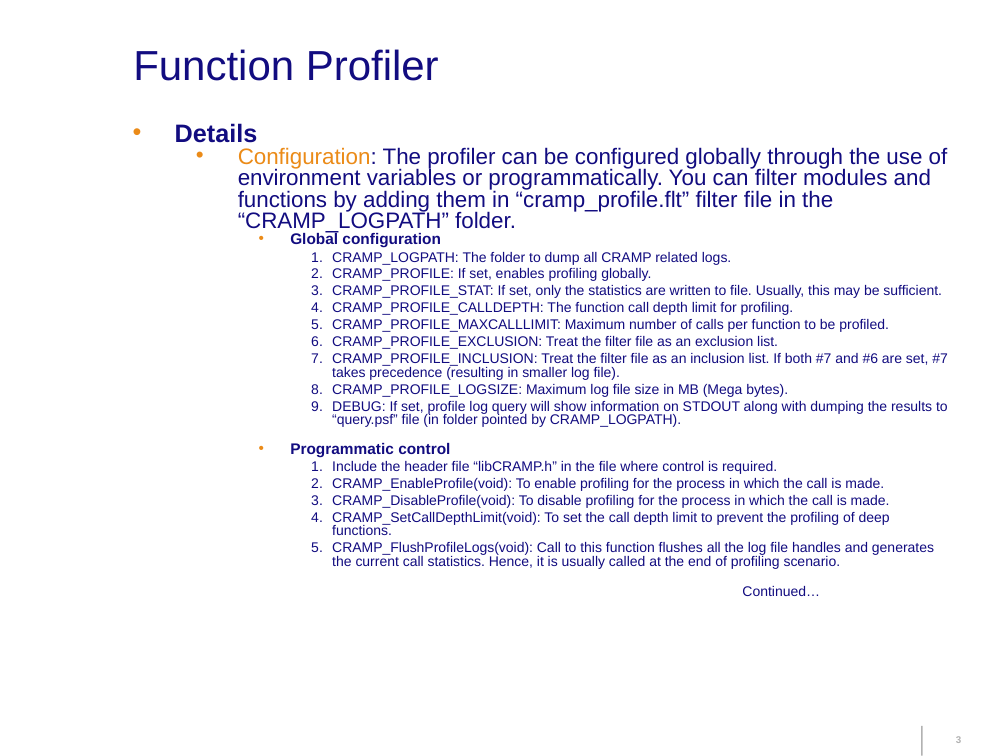
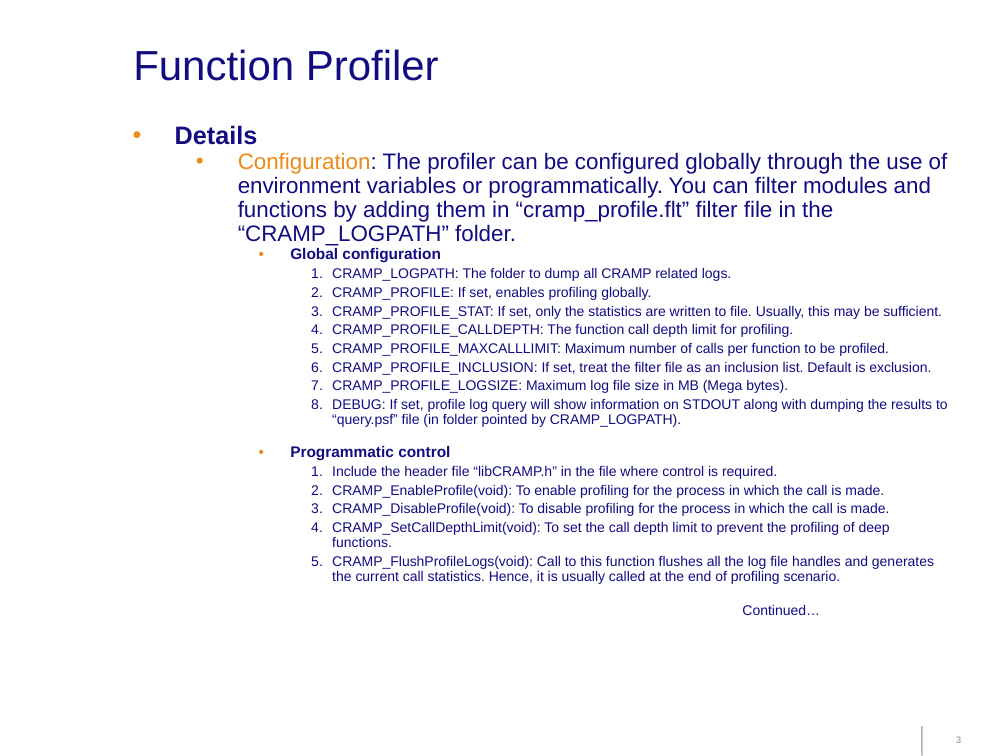
Before and after one commit to 0xdky/cramp, a slide deck: slide 3 of docs/CRAMP.ppt. Drawn at 1008x756 pixels with LibreOffice and Linux fonts; fonts in the diff are those of the drawing; background and template pictures are left out. Boxes give left, top, right and bottom in pixels: in the first picture for what was removed or moved away, otherwise in the second. Text is boxed around its words. In the diff, an @@ line names an element or a change of style, - is before the commit and + after.

Commit message:
Code cleanup, remove 0 size log files

```diff
--- a/docs/CRAMP.ppt
+++ b/docs/CRAMP.ppt
@@ text at [175, 125, 948, 615]: line spacing 0.8 to 0.9 @@
@@ text at [332, 362, 931, 375]: text changed @@
-      6. CRAMP_PROFILE_EXCLUSION: Treat the filter file as an exclusion list.
-      7. CRAMP_PROFILE_INCLUSION: Treat the filter file as an inclusion list. If both #7 and #6 are set, #7 takes precedence (resulting in smaller log file).
+      6. CRAMP_PROFILE_INCLUSION: If set, treat the filter file as an inclusion list. Default is exclusion.
```
Also in this commit, not shown: 3 other files.
